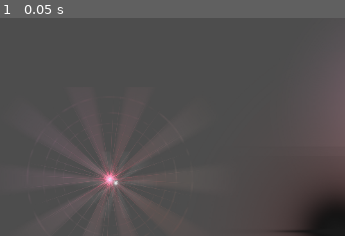
Above: before the commit, frame 1.
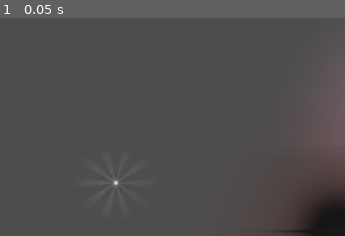
Above: after the commit, the same moment.

Repository: RedChaosWolf92/StarGenerationPracticeMKI
Game: Godot game, scene res://Galaxy/galaxy1.tscn
Two runs of this game, one before a commit and one after it. Both use one fixed random seed, a clock stepped at 60 frames per second and the inputs below.
Inputs:
- Up to frame 1 (0.05 s): no input

The runs differ from the first frame. In frame 1, 1.2% of the frame differs, in the area x 14-52%, y 51-95%.
Error in both runs: Invalid access to property or key 'scale' on a base object of type 'null instance'. (res://Galaxy/Stars/BlackHole.gd:17)

Commit message:
Update Red_Dwarf.gd

Diff:
--- a/Galaxy/Stars/Red_Dwarf.gd
+++ b/Galaxy/Stars/Red_Dwarf.gd
@@ -2,6 +2,8 @@
 
 var star_size = randf_range(0.05,0.45)
 var star_radius = 0.0
+
+@export var probability: float = 0.17
 
 # Called when the node enters the scene tree for the first time.
 func _ready():
@@ -9,7 +11,11 @@
 	generate_RedDwarf()
 
 func generate_RedDwarf():
-	$Red_Dwarf.scale = Vector2(star_size,star_size)
-	star_radius = star_size / 2
+	var ReddwarfSize = $Red_Dwarf.scale
+	var ReddwarfRad = $ReddwarfRadius.shape.radius
+	var ReddwarfRadSize = $ReddwarfRadius.scale
 
-	self.position = Vector2(250,250)
+	ReddwarfSize = Vector2(star_size,star_size)
+	ReddwarfRadSize = ReddwarfSize * 2
+
+	star_radius = ReddwarfRadSize.length() * ReddwarfRad
